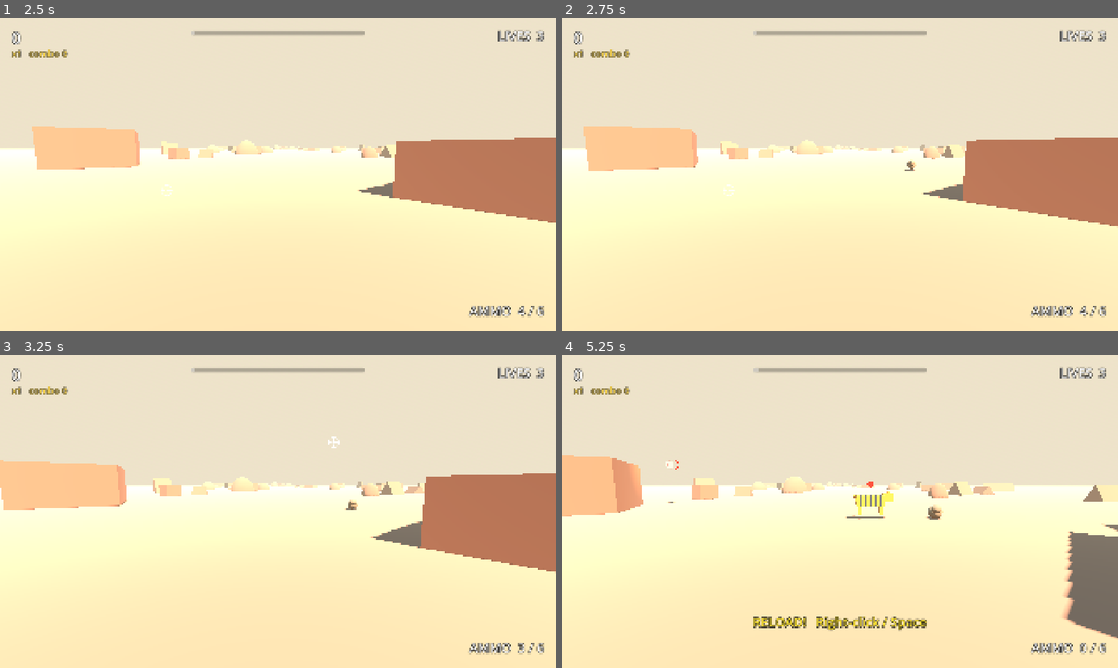
Above: before the commit, frames 1-4 (two rows, left to right).
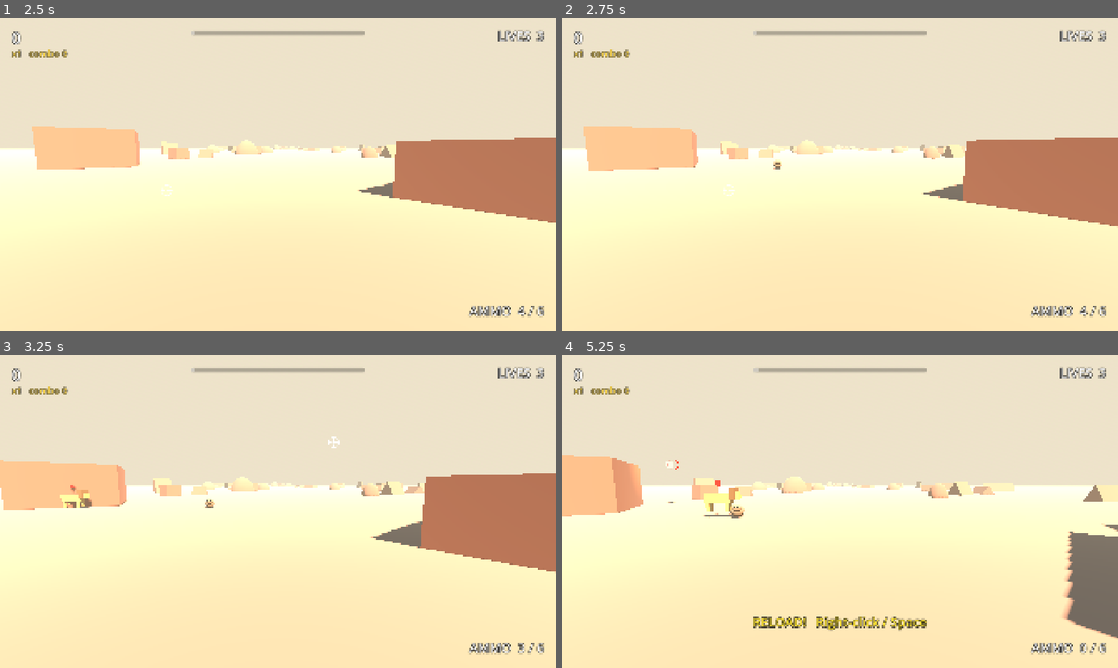
Above: after the commit, the same moments.

Repository: Andresac90/Hyrax-Defender
Game: Godot game, scene res://scenes/menus/main_menu.tscn
Two runs of this game, one before a commit and one after it. Both use one fixed random seed, a clock stepped at 60 frames per second and the inputs below.
Inputs (mouse positions are in pixels of both pictures, inside the frame that each line leads up to):
- Up to frame 1 (2.5 s): click "Canyon Best: 0" at 0.5 s; move the mouse to (400, 158) at 1.27 s; press the mouse at (400, 158) at 1.28 s; move the mouse to (166, 190) at 2.02 s; release the mouse at (166, 190) at 2.03 s; click (166, 190) at 2.1 s
- Up to frame 2 (2.75 s): no input
- Up to frame 3 (3.25 s): move the mouse to (333, 442) at 2.77 s; press the mouse at (333, 442) at 2.78 s
- Up to frame 4 (5.25 s): move the mouse to (812, 574) at 3.52 s; release the mouse at (812, 574) at 3.53 s; click (812, 574) at 3.6 s; move the mouse to (1006, 558) at 4.27 s; press the mouse at (1006, 558) at 4.28 s; move the mouse to (673, 464) at 5.02 s; release the mouse at (673, 464) at 5.03 s; click (673, 464) at 5.1 s

Frame 1 is identical in both runs. In frame 2, less than 0.1% of the frame differs, in the area x 38-64%, y 45-49%; in frame 3, 0.4%; in frame 4, 0.9%, in the area x 25-69%, y 40-53%.

Commit message:
.

Diff:
--- a/scenes/menus/main_menu.tscn
+++ b/scenes/menus/main_menu.tscn
@@ -1,8 +1,8 @@
-[gd_scene format=3]
+[gd_scene format=3 uid="uid://i54cw7x3yv67"]
 
-[ext_resource type="Script" path="res://scripts/ui/main_menu.gd" id="1_menu"]
+[ext_resource type="Script" uid="uid://bvbq4hngbrvcf" path="res://scripts/ui/main_menu.gd" id="1_menu"]
 
-[node name="MainMenu" type="Control"]
+[node name="MainMenu" type="Control" unique_id=1868118926]
 layout_mode = 3
 anchors_preset = 15
 anchor_right = 1.0
@@ -11,7 +11,7 @@
 grow_vertical = 2
 script = ExtResource("1_menu")
 
-[node name="Background" type="ColorRect" parent="."]
+[node name="Background" type="ColorRect" parent="." unique_id=201234320]
 layout_mode = 1
 anchors_preset = 15
 anchor_right = 1.0
@@ -21,7 +21,7 @@
 mouse_filter = 2
 color = Color(0.2, 0.14, 0.1, 1)
 
-[node name="Center" type="CenterContainer" parent="."]
+[node name="Center" type="CenterContainer" parent="." unique_id=1482181196]
 layout_mode = 1
 anchors_preset = 15
 anchor_right = 1.0
@@ -29,40 +29,40 @@
 grow_horizontal = 2
 grow_vertical = 2
 
-[node name="VBox" type="VBoxContainer" parent="Center"]
+[node name="VBox" type="VBoxContainer" parent="Center" unique_id=2127693230]
 layout_mode = 2
 theme_override_constants/separation = 20
 
-[node name="Title" type="Label" parent="Center/VBox"]
+[node name="Title" type="Label" parent="Center/VBox" unique_id=578501064]
 layout_mode = 2
 theme_override_colors/font_color = Color(1, 0.88, 0.6, 1)
 theme_override_font_sizes/font_size = 104
 text = "HYRAX DEFENDER"
 horizontal_alignment = 1
 
-[node name="Studio" type="Label" parent="Center/VBox"]
+[node name="Studio" type="Label" parent="Center/VBox" unique_id=665206889]
 layout_mode = 2
 theme_override_colors/font_color = Color(0.85, 0.75, 0.6, 1)
 theme_override_font_sizes/font_size = 28
 text = "Studio Awawas"
 horizontal_alignment = 1
 
-[node name="Spacer" type="Control" parent="Center/VBox"]
+[node name="Spacer" type="Control" parent="Center/VBox" unique_id=783628679]
 custom_minimum_size = Vector2(0, 30)
 layout_mode = 2
 
-[node name="Prompt" type="Label" parent="Center/VBox"]
+[node name="Prompt" type="Label" parent="Center/VBox" unique_id=2486342]
 layout_mode = 2
 theme_override_font_sizes/font_size = 30
 text = "Choose a stage"
 horizontal_alignment = 1
 
-[node name="StageList" type="VBoxContainer" parent="Center/VBox"]
+[node name="StageList" type="VBoxContainer" parent="Center/VBox" unique_id=1049570116]
 layout_mode = 2
 size_flags_horizontal = 4
 theme_override_constants/separation = 12
 
-[node name="Controls" type="Label" parent="Center/VBox"]
+[node name="Controls" type="Label" parent="Center/VBox" unique_id=1166617868]
 layout_mode = 2
 theme_override_colors/font_color = Color(0.8, 0.75, 0.7, 1)
 theme_override_font_sizes/font_size = 22
@@ -70,7 +70,7 @@
 Tag predators and rocks. Never shoot the hyraxes!"
 horizontal_alignment = 1
 
-[node name="QuitButton" type="Button" parent="Center/VBox"]
+[node name="QuitButton" type="Button" parent="Center/VBox" unique_id=319681109]
 custom_minimum_size = Vector2(240, 56)
 layout_mode = 2
 size_flags_horizontal = 4
--- a/scripts/game/level.gd
+++ b/scripts/game/level.gd
@@ -59,7 +59,7 @@
 func _ready() -> void:
 	# Falls back to the first stage so the scene can be run directly with F6.
 	_stage = GameState.stage if GameState.stage != null else GameState.STAGES[0]
-	_rng.seed = _stage.rng_seed
+	_rng.randomize()
 	_apply_stage_look()
 	_scatter_props()
 	_next_encounter_time = _stage.first_encounter_delay
@@ -151,7 +151,7 @@
 func _pick_threat() -> int:
 	return _rng.rand_weighted(PackedFloat32Array([
 		_stage.eagle_weight,
-		_stage.leopard_weight,
+		_stage.leopard_weight *5.0,
 		_stage.snake_weight,
 		_stage.rock_weight,
 	]))
